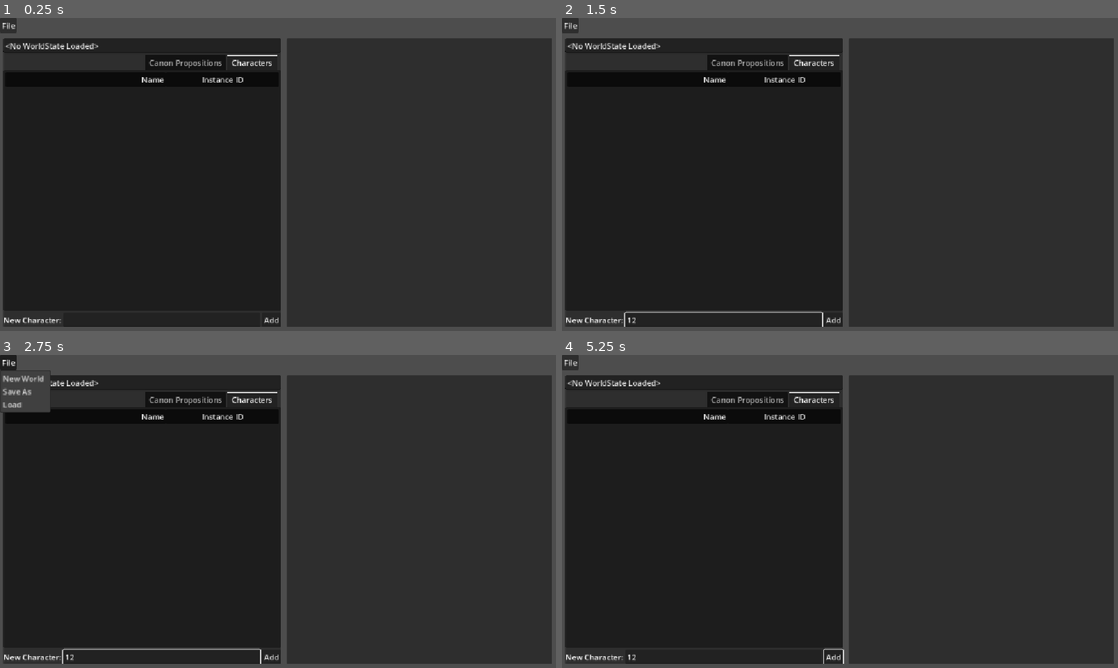
Above: before the commit, frames 1-4 (two rows, left to right).
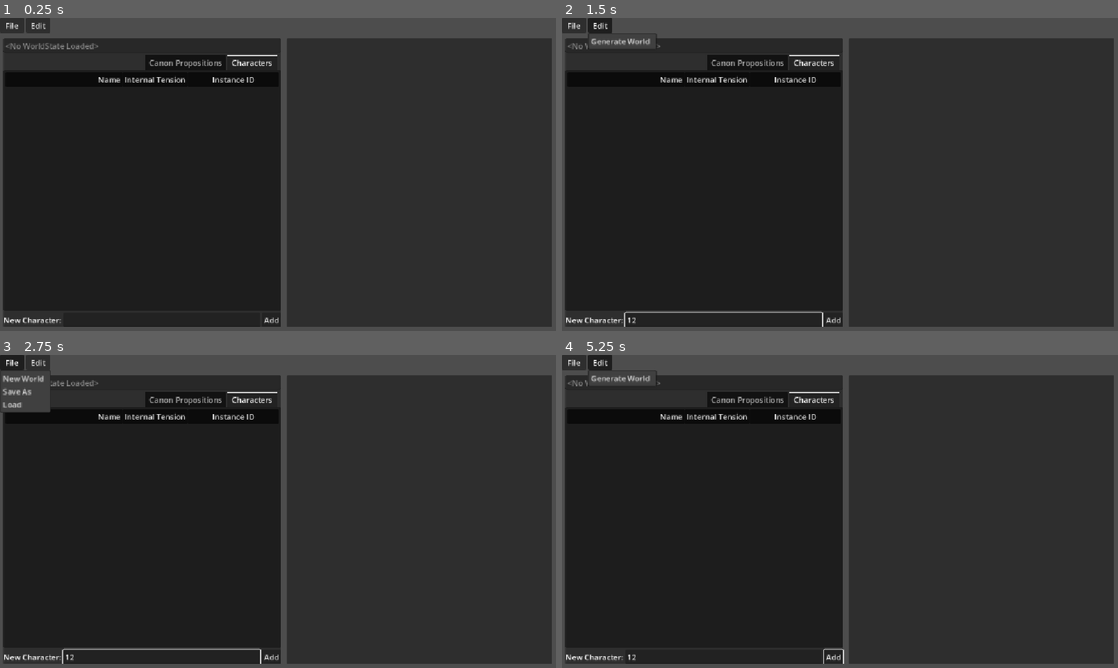
Above: after the commit, the same moments.

Repository: wokidoo/PossibleWorlds
Game: Godot game, scene res://util/world_editor.tscn
Same seed, same stepped clock (60 frames per second), same inputs: the game is played once before the commit and once after it.
Inputs (mouse positions are in pixels of both pictures, inside the frame that each line leads up to):
- Up to frame 1 (0.25 s): no input
- Up to frame 2 (1.5 s): click (723, 321) at 0.52 s; type "12" at 0.6 s; click (600, 24) at 1.25 s, where only the run after the commit has a clickable "Edit"
- Up to frame 3 (2.75 s): click "File" at 2 s
- Up to frame 4 (5.25 s): click "Add" at 2.75 s; click "File" at 3.5 s; click "Add" at 4.25 s; click (600, 361) at 5 s, where only the run after the commit has a clickable "Edit"

The runs differ from the first frame. In frame 1, 0.7% of the frame differs, in the area x 0-46%, y 0-21%; in frame 2, 1.0%; in frame 3, 0.7%; in frame 4, 1.0%.
Error before the commit: Invalid call. Nonexistent function 'add_character' in base 'Nil'. (res://util/world_editor.gd:63)

Commit message:
More WorldEditor fixes

Diff:
--- a/demo/discussion_floor.tscn
+++ b/demo/discussion_floor.tscn
@@ -1,6 +1,4 @@
 [gd_scene load_steps=8 format=3 uid="uid://dndl4u3cnfvbp"]
-
-[ext_resource type="Resource" uid="uid://cyal0fx2ut1h0" path="res://middle_earth.tres" id="1_pqm7f"]
 
 [sub_resource type="GDScript" id="GDScript_pqm7f"]
 resource_name = "discussion_floor"
@@ -33,6 +31,9 @@
 	if details_panel.is_selected and event is InputEventMouseButton and event.button_index == MouseButton.MOUSE_BUTTON_LEFT and event.is_pressed():
 		details_panel.hide()
 "
+
+[sub_resource type="Resource" id="Resource_phnct"]
+metadata/__load_path__ = "res://middle_earth.tres"
 
 [sub_resource type="GDScript" id="GDScript_a7lfq"]
 resource_name = "details_panel"
@@ -129,7 +130,7 @@
 [node name="DiscussionFloor" type="Node2D"]
 process_mode = 3
 script = SubResource("GDScript_pqm7f")
-ws = ExtResource("1_pqm7f")
+ws = SubResource("Resource_phnct")
 max_npc_count = 10
 
 [node name="Camera2D" type="Camera2D" parent="."]
--- /dev/null
+++ b/global_theme.tres
@@ -0,0 +1,3 @@
+[gd_resource type="Theme" format=3 uid="uid://dqjyjvbede7j2"]
+
+[resource]
--- a/project.godot
+++ b/project.godot
@@ -13,6 +13,7 @@
 config/name="PossibleWorlds"
 run/main_scene="uid://2btlytq8itcv"
 config/features=PackedStringArray("4.5", "Forward Plus")
+run/low_processor_mode=true
 config/icon="res://icon.svg"
 
 [display]
@@ -26,6 +27,10 @@
 
 project/assembly_name="PossibleWorlds"
 
+[gui]
+
+theme/custom="uid://dqjyjvbede7j2"
+
 [input]
 
 ui_menu={
--- a/scripts/world_state.gd
+++ b/scripts/world_state.gd
@@ -21,7 +21,7 @@
 	if canonWorld == null:
 		canonWorld = World.new()
 	if characters == null:
-		characters = []
+		characters.resize(1)
 	call_deferred("_reconnect_signals")
 
 func _reconnect_signals():
--- a/tools/create_world_state.tscn
+++ b/tools/create_world_state.tscn
@@ -42,8 +42,62 @@
 	\"the_portal_to_the_void_is_open\",
 	\"the_priests_are_praying_for_rain\",
 	\"the_crown_jewel_is_missing\",
-    \"the_elves_have_withdrawn_from_the_realm\"
+	\"the_elves_have_withdrawn_from_the_realm\",
+	\"the_mountains_are_trembling\",
+	\"the_stars_have_fallen_from_the_sky\",
+	\"the_dead_are_walking_again\",
+	\"the_ocean_is_rising\",
+	\"the_fire_temple_is_in_ruins\",
+	\"the_high_priest_is_corrupted\",
+	\"the_goblins_have_formed_an_alliance\",
+	\"the_dwarves_refuse_to_trade\",
+	\"the_winter_last_ten_years\",
+	\"the_curse_on_the_land_is_lifted\",
+	\"the_ancient_library_is_found\",
+	\"the_emperor_demands_tribute\",
+	\"the_crows_gather_over_the_city\",
+	\"the_river_is_poisoned\",
+	\"the_walls_of_the_capital_are_crumbling\",
+	\"the_time_of_heroes_has_ended\",
+	\"the_people_sing_of_rebellion\",
+	\"the_bells_of_doom_are_tolling\",
+	\"the_spies_have_been_exposed\",
+	\"the_relic_of_light_is_lost\",
+	\"the_mercenaries_refuse_to_fight\",
+	\"the_children_of_the_forest_are_seen_again\",
+	\"the_blacksmiths_forge_is_cold\",
+	\"the_royal_heir_is_in_disguise\",
+	\"the_griffins_have_migrated_west\",
+	\"the_highlands_are_in_flames\",
+	\"the_temple_bells_have_fallen_silent\",
+	\"the_merchant_guild_controls_the_city\",
+	\"the_storm_has_not_ceased_for_days\",
+	\"the_pact_with_the_demons_is_broken\",
+	\"the_farmers_are_fleeing_the_fields\",
+	\"the_bloodline_of_kings_is_extinct\",
+	\"the_new_star_has_appeared_in_the_sky\",
+	\"the_underground_city_is_awake\",
+	\"the_messenger_never_arrived\",
+	\"the_guard_captain_is_missing\",
+	\"the_court_jester_knows_too_much\",
+	\"the_iron_gate_is_rusted_shut\",
+	\"the_saints_have_fallen_from_grace\",
+	\"the_ancestors_whisper_in_the_wind\",
+	\"the_golden_age_is_over\",
+	\"the_dragon_riders_have_returned\",
+	\"the_lighthouse_has_gone_dark\",
+	\"the_giant_has_awoken_in_the_north\",
+	\"the_treasury_is_empty\",
+	\"the_prisoners_have_escaped\",
+	\"the_borders_are_unmarked\",
+	\"the_skyships_are_grounded\",
+	\"the_royal_council_meets_in_secret\",
+	\"the_last_seer_has_died\",
+	\"the_new_religion_spreads_in_the_east\",
+	\"the_hidden_valley_is_revealed\",
+	\"the_eternal_flame_is_extinguished\"
 ]
+
 
 var fantasy_first_names := [
 	\"Kael\",
@@ -152,6 +206,7 @@
 ]
 
 func _ready() -> void:
+	proposition_spin_box.max_value = fantasy_propositions.size()
 	confirm_button.pressed.connect(_on_confirm_button_pressed)
 
 func _on_confirm_button_pressed():
@@ -232,6 +287,7 @@
 
 [node name="VBoxContainer" type="VBoxContainer" parent="MarginContainer"]
 layout_mode = 2
+alignment = 1
 
 [node name="HBoxContainer" type="HBoxContainer" parent="MarginContainer/VBoxContainer"]
 layout_mode = 2
@@ -248,6 +304,10 @@
 text = "middle_earth"
 placeholder_text = "middle_earth"
 expand_to_text_length = true
+
+[node name="Label2" type="Label" parent="MarginContainer/VBoxContainer/HBoxContainer"]
+layout_mode = 2
+text = ".tres"
 
 [node name="HBoxContainer2" type="HBoxContainer" parent="MarginContainer/VBoxContainer"]
 layout_mode = 2
--- a/util/character_detailed_entry.gd
+++ b/util/character_detailed_entry.gd
@@ -94,8 +94,9 @@
 			return
 
 func _populate_proposition_containers():
-	perceived_proposition_tree._rebuild_tree()
-	ideal_proposition_tree._rebuild_tree()
+	pass
+	#perceived_proposition_tree._rebuild_tree()
+	#ideal_proposition_tree._rebuild_tree()
 
 func _refresh_proposition_tree_cells():
 	for child in tension_tree.get_root().get_children():
@@ -132,7 +133,7 @@
 	tension_tree.set_column_expand(0,true)
 	tension_tree.set_column_expand(1,true)
 	tension_tree.set_column_expand(2,true)
-	tension_tree.set_column_expand(3,true)
+	tension_tree.set_column_expand(3,false)
 	tension_tree.set_column_expand_ratio(0,6)
 	tension_tree.set_column_expand_ratio(1,4)
 	tension_tree.set_column_expand_ratio(2,4)
--- a/util/character_detailed_entry.tscn
+++ b/util/character_detailed_entry.tscn
@@ -67,6 +67,7 @@
 unique_name_in_owner = true
 layout_mode = 2
 size_flags_horizontal = 3
+size_flags_vertical = 4
 mouse_filter = 1
 bbcode_enabled = true
 text = "[b]Instance ID:[/b]
@@ -77,12 +78,14 @@
 [node name="AddPropositionButton" type="Button" parent="MarginContainer/ScrollContainer/VBoxContainer/HBoxContainer2"]
 unique_name_in_owner = true
 layout_mode = 2
+size_flags_vertical = 4
 text = "Add Proposition"
 
 [node name="AddPropositionLineEdit" type="LineEdit" parent="MarginContainer/ScrollContainer/VBoxContainer/HBoxContainer2"]
 unique_name_in_owner = true
 layout_mode = 2
 size_flags_horizontal = 3
+size_flags_vertical = 4
 
 [node name="HSeparator2" type="HSeparator" parent="MarginContainer/ScrollContainer/VBoxContainer"]
 layout_mode = 2
--- a/util/character_tree.gd
+++ b/util/character_tree.gd
@@ -11,21 +11,71 @@
 
 var root:TreeItem
 
+var sorted_by_tension:bool = false
+var sorted_by_name:bool = false
+
 func _ready():
-	columns = 2
+	columns = 3
 	select_mode = Tree.SELECT_ROW
 	root = create_item()
 	hide_root = true
 	column_titles_visible = true
 	set_column_title(0,"Name")
 	set_column_title_alignment(0,HORIZONTAL_ALIGNMENT_RIGHT)
-	set_column_title(1,"Instance ID")
+	set_column_title(1,"Internal Tension")
+	set_column_title(2,"Instance ID")
 	set_column_expand(0,true)
-	set_column_expand(1,true)
+	set_column_expand(1,false)
+	set_column_expand(2,true)
 	set_column_expand_ratio(0,2)
+	set_column_expand_ratio(1,1)
+	set_column_expand_ratio(2,1)
 	self.item_selected.connect(func():
 		character_selected.emit(get_selected().get_metadata(0))
 	)
+	self.column_title_clicked.connect(func(col:int,_button:int):
+		match col:
+			0:
+				sort_by_name()
+			1:
+				sort_by_tension()
+			_:
+				pass
+	)
+
+func sort_by_name():
+	var items:Array[TreeItem] = get_root().get_children()
+	if sorted_by_name:
+		items.sort_custom(func(a,b):
+			return a.get_text(0) > b.get_text(0)
+		)
+		sorted_by_name = false
+	else:
+		items.sort_custom(func(a,b):
+			return a.get_text(0) < b.get_text(0)
+		)
+		sorted_by_name = true
+	for item in get_root().get_children():
+		get_root().remove_child(item)
+	for item in items:
+		get_root().add_child(item)
+
+func sort_by_tension():
+	var items:Array[TreeItem] = get_root().get_children()
+	if sorted_by_tension:
+		items.sort_custom(func(a,b):
+			return float(a.get_text(1)) < float(b.get_text(1))
+		)
+		sorted_by_tension = false
+	else:
+		items.sort_custom(func(a,b):
+			return float(a.get_text(1)) > float(b.get_text(1))
+		)
+		sorted_by_tension = true
+	for item in get_root().get_children():
+		get_root().remove_child(item)
+	for item in items:
+		get_root().add_child(item)
 
 func _gui_input(event: InputEvent) -> void:
 	if event is InputEventMouseButton and event.button_index == MOUSE_BUTTON_RIGHT:
@@ -49,6 +99,7 @@
 	self.clear()
 	if ws == null:
 		return
+	root = create_item()
 	for c in ws.characters:
 		var col:= create_item(get_root())
 		col.set_metadata(0,c)
@@ -56,5 +107,8 @@
 		col.set_cell_mode(0,TreeItem.CELL_MODE_STRING)
 		col.set_text(0,c.name)
 		col.set_cell_mode(1,TreeItem.CELL_MODE_STRING)
-		col.set_text(1,str(c.get_instance_id()))
-		col.set_text_alignment(1,HorizontalAlignment.HORIZONTAL_ALIGNMENT_LEFT)
+		col.set_text_alignment(1,HORIZONTAL_ALIGNMENT_CENTER)
+		col.set_text(1,"%.2f" % c.total_internal_tension())
+		col.set_cell_mode(2,TreeItem.CELL_MODE_STRING)
+		col.set_text(2,str(c.get_instance_id()))
+		col.set_text_alignment(2,HorizontalAlignment.HORIZONTAL_ALIGNMENT_LEFT)
--- /dev/null
+++ b/util/edit_menu_button.gd
@@ -0,0 +1,79 @@
+extends MenuButton
+class_name EditMenuButton
+
+const GENERATOR_SCENE:= preload("uid://jnnwhyqkgqr1")
+
+func _init() -> void:
+	text = "Edit"
+
+func _ready() -> void:
+	self.get_popup().add_item("Generate World")
+
+	self.get_popup().id_pressed.connect(_on_item_pressed)
+
+func _on_item_pressed(id):
+	var item_name := get_popup().get_item_text(id)
+	match item_name:
+		"Generate World":
+			_on_generate_world()
+		_:
+			pass
+
+func _on_generate_world():
+	var window := Window.new()
+	window.add_child(GENERATOR_SCENE.instantiate())
+	add_child(window)
+	window.close_requested.connect(window.queue_free)
+	window.popup_centered(Vector2i(300,300))
+
+func _on_new_world():
+	var we :WorldEditor = get_tree().root.get_node("WorldEditor")
+	var fileDia := FileDialog.new()
+	add_child(fileDia)
+	fileDia.file_mode = FileDialog.FILE_MODE_SAVE_FILE
+	fileDia.file_filter_toggle_enabled = false
+	fileDia.access = FileDialog.ACCESS_USERDATA
+
+	fileDia.add_filter("*.tres")
+	fileDia.add_filter("*.res")
+	fileDia.folder_creation_enabled = false
+	fileDia.file_selected.connect(func(path):
+		var res :WorldState = WorldState.new()
+		res.take_over_path(path)
+		res.name = "New World"
+		we.ws = res
+		ResourceSaver.save(res,res.resource_path,ResourceSaver.FLAG_REPLACE_SUBRESOURCE_PATHS)
+	)
+	fileDia.popup_centered(Vector2i(500,500))
+
+#func _on_save_as():
+	#var we :WorldEditor = get_tree().root.get_node("WorldEditor")
+	#var fileDia := FileDialog.new()
+	#fileDia.access = FileDialog.ACCESS_USERDATA
+	#add_child(fileDia)
+	#fileDia.file_mode = FileDialog.FILE_MODE_SAVE_FILE
+	#fileDia.file_filter_toggle_enabled = false
+	#fileDia.add_filter("*.tres")
+	#fileDia.add_filter("*.res")
+	#fileDia.folder_creation_enabled = false
+	#fileDia.file_selected.connect(func(path):
+		#we.ws.take_over_path(path)
+		#ResourceSaver.save(we.ws,we.ws.resource_path,ResourceSaver.FLAG_REPLACE_SUBRESOURCE_PATHS)
+	#)
+	#fileDia.popup_centered(Vector2i(500,500))
+	#
+#func _on_load():
+	#var fileDia := FileDialog.new()
+	#add_child(fileDia)
+	#fileDia.file_mode = FileDialog.FILE_MODE_OPEN_FILE
+	#fileDia.file_filter_toggle_enabled = false
+	#fileDia.access = FileDialog.ACCESS_USERDATA
+	#fileDia.add_filter("*.tres")
+	#fileDia.add_filter("*.res")
+	#fileDia.folder_creation_enabled = false
+	#fileDia.file_selected.connect(func(path):
+		#var res := ResourceLoader.load(path)
+		#if res is WorldState:
+			#loaded_world_state.emit(res)
+	#)
+	#fileDia.popup_centered(Vector2i(500,500))
--- a/util/file_menu_button.gd
+++ b/util/file_menu_button.gd
@@ -7,8 +7,6 @@
 	text = "File"
 
 func _ready() -> void:
-	custom_minimum_size = Vector2(25,25)
-	flat = false
 	self.get_popup().add_item("New World")
 	self.get_popup().add_item("Save As")
 	self.get_popup().add_item("Load")
@@ -17,7 +15,6 @@
 
 func _on_item_pressed(id):
 	var item_name := get_popup().get_item_text(id)
-	print(item_name)
 	match item_name:
 		"New World":
 			_on_new_world()
--- a/util/proposition_tree.gd
+++ b/util/proposition_tree.gd
@@ -3,18 +3,19 @@
 
 @export var world: World:
 	set(value):
-		if world != null and world.changed.is_connected(_on_world_changed):
-			world.changed.disconnect(_on_world_changed)
+		if world and world.changed.is_connected(_rebuild_tree):
+			world.changed.disconnect(_rebuild_tree)
 		world = value
 		if world != null:
-			world.changed.connect(_on_world_changed)
+			world.changed.connect(_rebuild_tree)
 			_rebuild_tree()
 
-var root:TreeItem
+var sorted_by_name:bool = false
+var sorted_by_value:bool = false
+var sorted_by_confidence:bool = false
 
 func _ready():
 	columns = 3
-	root = create_item()
 	hide_root = true
 	column_titles_visible = true
 	set_column_title(0,"Proposition")
@@ -24,7 +25,7 @@
 	set_column_title(2,"Confidence")
 	set_column_expand(0,true)
 	set_column_expand(1,true)
-	set_column_expand(2,true)
+	set_column_expand(2,false)
 	set_column_expand_ratio(0,6)
 	set_column_expand_ratio(1,2)
 	set_column_expand_ratio(2,1)
@@ -37,14 +38,75 @@
 			"Value":
 				var truth:int = item.get_range(1) as int
 				world.set_truth(id,truth-1)
-				call_deferred("_rebuild_tree")
 			"Confidence":
 				var conf:float = item.get_range(2)
 				world.set_confidence(id,conf)
-				call_deferred("_rebuild_tree")
 			_:
 				pass
 	)
+
+	self.column_title_clicked.connect(func(col:int,_button:int):
+		match col:
+			0:
+				sort_by_name()
+			1:
+				sort_by_value()
+			2:
+				sort_by_confidence()
+			_:
+				pass
+	)
+
+func sort_by_name():
+	var items:Array[TreeItem] = get_root().get_children()
+	if sorted_by_name:
+		items.sort_custom(func(a,b):
+			return a.get_text(0) > b.get_text(0)
+		)
+		sorted_by_name = false
+	else:
+		items.sort_custom(func(a,b):
+			return a.get_text(0) < b.get_text(0)
+		)
+		sorted_by_name = true
+	for item in get_root().get_children():
+		get_root().remove_child(item)
+	for item in items:
+		get_root().add_child(item)
+
+func sort_by_value():
+	var items:Array[TreeItem] = get_root().get_children()
+	if sorted_by_value:
+		items.sort_custom(func(a,b):
+			return int(a.get_range(1)) < int(b.get_range(1))
+		)
+		sorted_by_value = false
+	else:
+		items.sort_custom(func(a,b):
+			return int(a.get_range(1)) > int(b.get_range(1))
+		)
+		sorted_by_value = true
+	for item in get_root().get_children():
+		get_root().remove_child(item)
+	for item in items:
+		get_root().add_child(item)
+
+func sort_by_confidence():
+	var items:Array[TreeItem] = get_root().get_children()
+	if sorted_by_confidence:
+		items.sort_custom(func(a,b):
+			return float(a.get_range(2)) < float(b.get_range(2))
+		)
+		sorted_by_confidence = false
+	else:
+		items.sort_custom(func(a,b):
+			return float(a.get_range(2)) > float(b.get_range(2))
+		)
+		sorted_by_confidence = true
+	for item in get_root().get_children():
+		get_root().remove_child(item)
+	for item in items:
+		get_root().add_child(item)
 
 func _can_drop_data(_at_position: Vector2, data: Variant) -> bool:
 	return typeof(data) == TYPE_DICTIONARY and data.has("proposition") and data.has("world")
@@ -84,7 +146,7 @@
 	self.clear()
 	if world == null:
 		return
-	root = create_item()
+	self.create_item()
 	for id in world.propositions:
 		var col:= create_item(get_root())
 		col.set_cell_mode(0,TreeItem.CELL_MODE_STRING)
@@ -107,6 +169,3 @@
 				col.set_custom_color(1,Color.WEB_GREEN)
 			_:
 				pass
-
-func _on_world_changed():
-	call_deferred("_rebuild_tree")
--- /dev/null
+++ b/util/test_world.tres
@@ -0,0 +1,14 @@
+[gd_resource type="Resource" script_class="WorldState" load_steps=5 format=3]
+
+[ext_resource type="Script" path="res://scripts/world.gd" id="1_1qgxt"]
+[ext_resource type="Script" path="res://scripts/character.gd" id="2_0sd5x"]
+[ext_resource type="Script" path="res://scripts/world_state.gd" id="3_ojcl0"]
+
+[sub_resource type="Resource" id="Resource_j4l04"]
+script = ExtResource("1_1qgxt")
+
+[resource]
+resource_name = "New World"
+script = ExtResource("3_ojcl0")
+name = "New World"
+canonWorld = SubResource("Resource_j4l04")
--- a/util/world_editor.gd
+++ b/util/world_editor.gd
@@ -41,23 +41,31 @@
 				pass
 	)
 	new_proposition_line_edit.text_submitted.connect(func(text):
+		if ws == null:
+			return
 		ws.canonWorld.set_truth(text,PW.TriBool.UNKNOWN)
 		new_proposition_line_edit.clear()
 		proposition_tree._rebuild_tree()
 	)
 	confirm_proposition_button.pressed.connect(func():
+		if ws == null:
+			return
 		ws.canonWorld.setTruth(new_proposition_line_edit.text,PW.TriBool.UNKNOWN)
 		new_proposition_line_edit.clear()
 		proposition_tree._rebuild_tree()
 	)
 
 	new_character_line_edit.text_submitted.connect(func(text):
+		if ws == null:
+			return
 		var c := Character.new()
 		c.name = text
 		ws.add_character(c)
 		new_character_line_edit.clear()
 	)
 	confirm_character_button.pressed.connect(func():
+		if ws == null:
+			return
 		var c := Character.new()
 		c.name = new_character_line_edit.text
 		ws.add_character(c)
@@ -70,6 +78,10 @@
 	if ws != null && ws.changed.is_connected(_on_world_state_changed):
 		ws.changed.disconnect(_on_world_state_changed)
 	ws = value
+	if ws == null:
+		world_name_line_edit.editable = false
+	else:
+		world_name_line_edit.editable = true
 	ws.changed.connect(_on_world_state_changed)
 	for n in details_panel_container.get_children():
 		n.queue_free()
--- a/util/world_editor.tscn
+++ b/util/world_editor.tscn
@@ -1,8 +1,9 @@
-[gd_scene load_steps=5 format=3 uid="uid://2btlytq8itcv"]
+[gd_scene load_steps=6 format=3 uid="uid://2btlytq8itcv"]
 
 [ext_resource type="Script" uid="uid://bj00qg4yjy8gv" path="res://util/world_editor.gd" id="1_k5jdq"]
 [ext_resource type="Script" uid="uid://bjes4a4vdflln" path="res://util/file_menu_button.gd" id="2_e3m7w"]
 [ext_resource type="Script" uid="uid://dpu62j8jk71hk" path="res://util/character_tree.gd" id="3_e3m7w"]
+[ext_resource type="Script" uid="uid://c45dynqydbq8o" path="res://util/edit_menu_button.gd" id="3_mbgw5"]
 [ext_resource type="Script" uid="uid://pccn57hbatie" path="res://util/proposition_tree.gd" id="3_yfia2"]
 
 [node name="WorldEditor" type="Control"]
@@ -28,10 +29,21 @@
 
 [node name="FileMenuButton" type="MenuButton" parent="VBoxContainer/HBoxContainer"]
 unique_name_in_owner = true
+custom_minimum_size = Vector2(50, 30)
 layout_mode = 2
 text = "File"
+flat = false
 script = ExtResource("2_e3m7w")
 metadata/_custom_type_script = "uid://bjes4a4vdflln"
+
+[node name="EditMenu" type="MenuButton" parent="VBoxContainer/HBoxContainer"]
+unique_name_in_owner = true
+custom_minimum_size = Vector2(50, 30)
+layout_mode = 2
+text = "Edit"
+flat = false
+script = ExtResource("3_mbgw5")
+metadata/_custom_type_script = "uid://c45dynqydbq8o"
 
 [node name="MarginContainer" type="MarginContainer" parent="VBoxContainer"]
 layout_mode = 2
@@ -64,6 +76,7 @@
 layout_mode = 2
 text = "<No WorldState Loaded>
 "
+editable = false
 
 [node name="LeftTabContainer" type="TabContainer" parent="VBoxContainer/MarginContainer/HSplitContainer/LeftPanel/VBoxContainer"]
 unique_name_in_owner = true
Not shown, removed: addons/gut/GutScene.gd
Not shown, removed: addons/gut/GutScene.gd.uid
Not shown, removed: addons/gut/GutScene.tscn
Not shown, removed: addons/gut/UserFileViewer.gd
Not shown, removed: addons/gut/UserFileViewer.gd.uid
Not shown, removed: addons/gut/UserFileViewer.tscn
Not shown, removed: addons/gut/autofree.gd
Not shown, removed: addons/gut/autofree.gd.uid
Not shown, removed: addons/gut/awaiter.gd
Not shown, removed: addons/gut/awaiter.gd.uid
Not shown, removed: addons/gut/cli/change_project_warnings.gd
Not shown, removed: addons/gut/cli/change_project_warnings.gd.uid
(and 192 more such lines)
